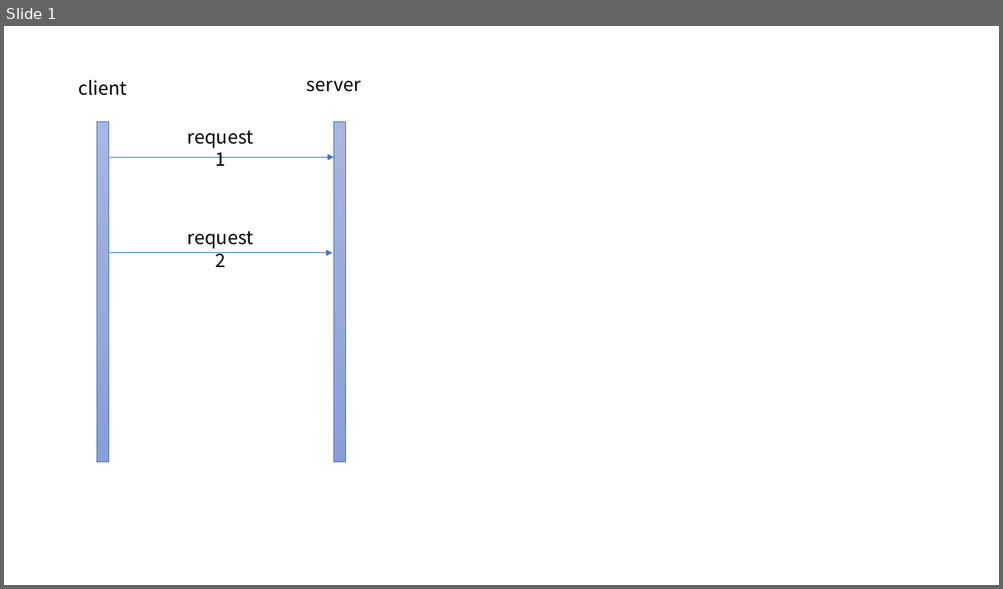
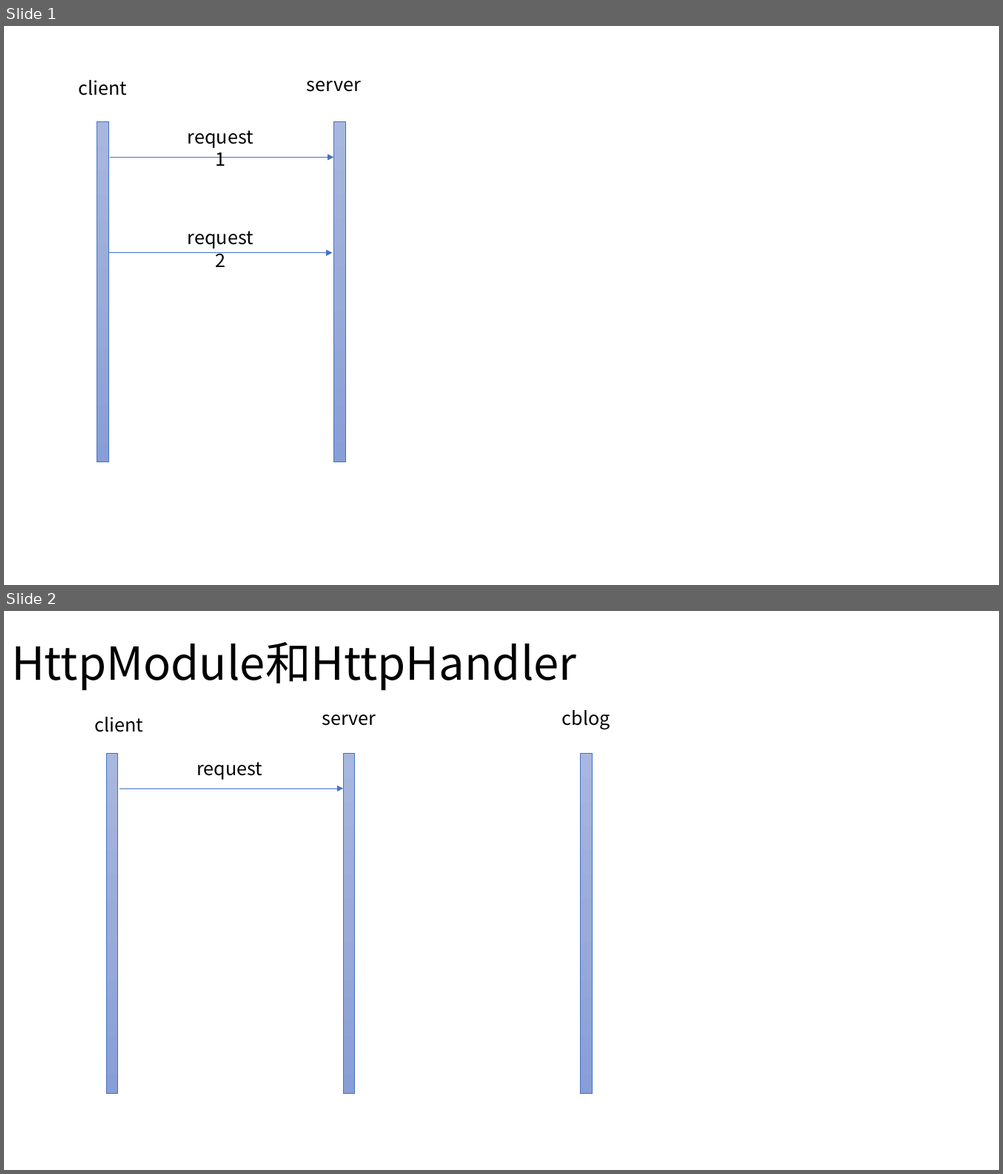
Before and after one commit to 294797392/blog, a slide deck: server/document/design.pptx. Shown one above the other, each under a label of ours: slide 1 before the commit, slides 1 and 2 after it. The pictures are 1003x589 and 1003x1174 pixels, drawn with LibreOffice and Linux fonts; fonts in the diff are those of the drawing. Boxes give left, top, right and bottom in pixels: in the first picture for what was removed or moved away, otherwise in the second. Text is boxed around its words. In the diff, an @@ line names an element or a change of style, - is before the commit and + after.

Commit message:
1. 完善cblog_buffer，删除cblog_sockbuf 2. 完全请求的处理流程。考虑到扩展性，改为先构造cblog_request结构，再把cblog_request结构转换成要发送的buffer 3. 仿照ASP.NET开始实现http_handler和http_module

```diff
--- a/server/document/design.pptx
+++ b/server/document/design.pptx
@@ slide 2 added at (4,611,999,1170), background #FFFFFF @@
@@ title added at (11,642,577,690), 44 pt, text #000000 @@
+HttpModule和HttpHandler
@@ text added at (95,717,144,732), 18 pt, text #000000 @@
+client
@@ text added at (322,715,376,726), 18 pt, text #000000 @@
+server
@@ text added at (562,710,610,730), 18 pt, text #000000 @@
+cblog
@@ rectangle added at (106,754,118,1093), fill gradient #A8B7DF to #9AABD9 to #889ED7, outline #4472C4 0.5 pt @@
@@ text added at (196,762,262,780), 18 pt, text #000000 @@
+request
@@ rectangle added at (344,754,356,1093), fill gradient #A8B7DF to #9AABD9 to #889ED7, outline #4472C4 0.5 pt @@
@@ rectangle added at (580,754,592,1093), fill gradient #A8B7DF to #9AABD9 to #889ED7, outline #4472C4 0.5 pt @@
@@ arrow added from (119, 789) to (344, 789), #4472C4 0.5 pt @@
```
Also in this commit, not shown: 29 other files.
